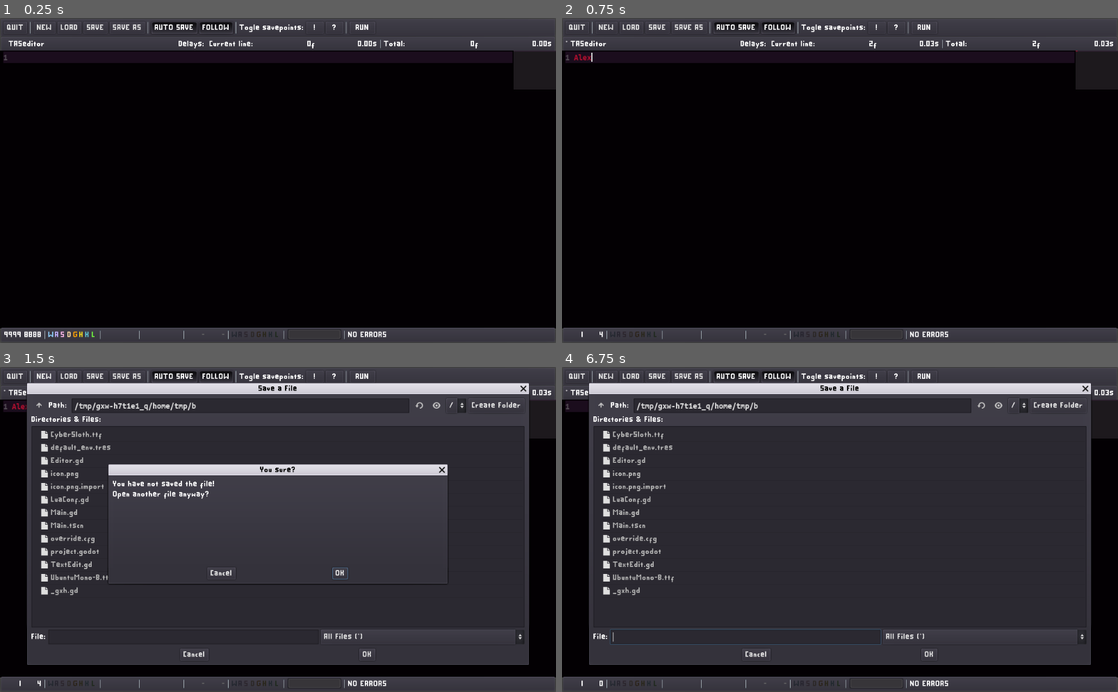
Above: before the commit, frames 1-4 (two rows, left to right).
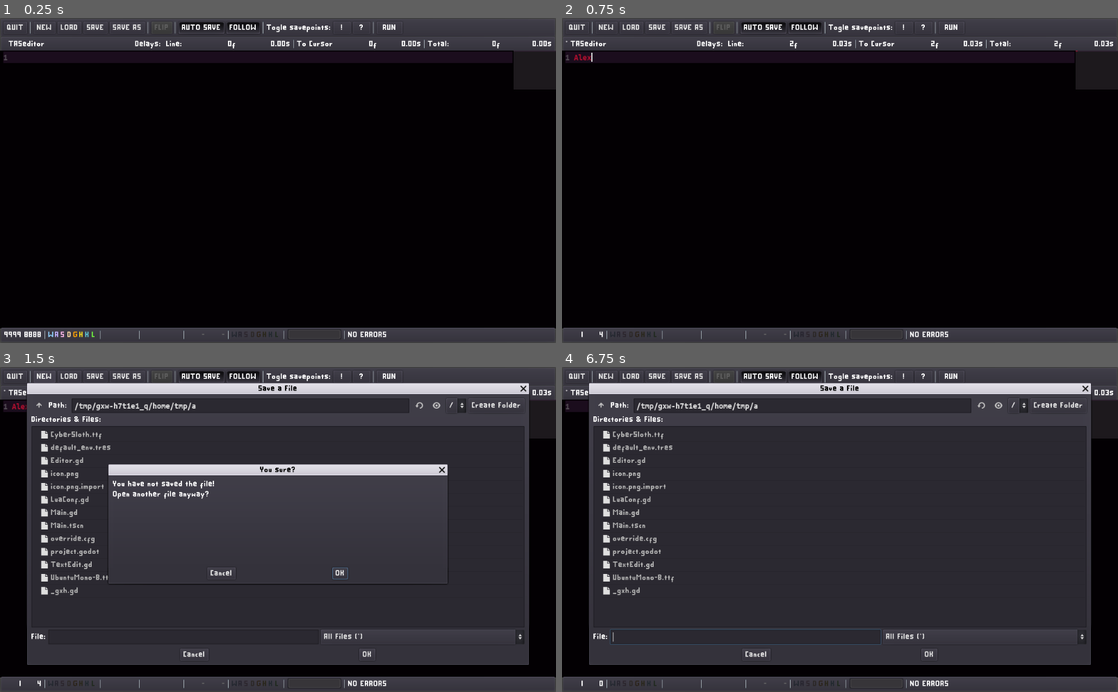
Above: after the commit, the same moments.

Repository: jiisloth/ToolAssistedSloth
Game: Godot game, scene res://Main.tscn
Two runs of this game, one before a commit and one after it. Both use one fixed random seed, a clock stepped at 60 frames per second and the inputs below.
Inputs (mouse positions are in pixels of both pictures, inside the frame that each line leads up to):
- Up to frame 1 (0.25 s): no input
- Up to frame 2 (0.75 s): click (840, 190) at 0.52 s; type "Alex" at 0.6 s
- Up to frame 3 (1.5 s): click "NEW" at 1.25 s
- Up to frame 4 (6.75 s): click (745, 636) at 2.02 s; type "12" at 2.1 s; click "NEW" at 2.75 s; click "OK" at 3.5 s; click "OK" at 4.25 s; click (600, 406) at 5 s; click (600, 406) at 5.75 s; click "OK" at 6.5 s

The runs differ from the first frame. In frame 1, 1.1% of the frame differs, in the area x 24-90%, y 1-10%; in frame 2, 1.1%; in frame 3, 0.6%; in frame 4, 0.6%.

Commit message:
Optimized delay count and added flip option

Diff:
--- a/TASeditor/project/Main.tscn
+++ b/TASeditor/project/Main.tscn
@@ -81,35 +81,48 @@
 margin_bottom = 22.0
 text = "SAVE AS"
 
-[node name="VSeparator2" type="VSeparator" parent="Menu/HBoxContainer"]
+[node name="VSeparator5" type="VSeparator" parent="Menu/HBoxContainer"]
 margin_left = 264.0
 margin_right = 268.0
 margin_bottom = 22.0
 
+[node name="Flip" type="Button" parent="Menu/HBoxContainer"]
+margin_left = 272.0
+margin_right = 310.0
+margin_bottom = 22.0
+focus_mode = 0
+enabled_focus_mode = 0
+text = "FLIP"
+
+[node name="VSeparator2" type="VSeparator" parent="Menu/HBoxContainer"]
+margin_left = 314.0
+margin_right = 318.0
+margin_bottom = 22.0
+
 [node name="AutoSave" type="Button" parent="Menu/HBoxContainer"]
-margin_left = 272.0
-margin_right = 356.0
+margin_left = 322.0
+margin_right = 406.0
 margin_bottom = 22.0
 toggle_mode = true
 pressed = true
 text = "AUTO SAVE"
 
 [node name="Follow" type="Button" parent="Menu/HBoxContainer"]
-margin_left = 360.0
-margin_right = 422.0
+margin_left = 410.0
+margin_right = 472.0
 margin_bottom = 22.0
 toggle_mode = true
 pressed = true
 text = "FOLLOW"
 
 [node name="VSeparator" type="VSeparator" parent="Menu/HBoxContainer"]
-margin_left = 426.0
-margin_right = 430.0
+margin_left = 476.0
+margin_right = 480.0
 margin_bottom = 22.0
 
 [node name="HBoxContainer" type="HBoxContainer" parent="Menu/HBoxContainer"]
-margin_left = 434.0
-margin_right = 625.0
+margin_left = 484.0
+margin_right = 675.0
 margin_bottom = 22.0
 
 [node name="Label" type="Label" parent="Menu/HBoxContainer/HBoxContainer"]
@@ -148,13 +161,13 @@
 valign = 1
 
 [node name="VSeparator4" type="VSeparator" parent="Menu/HBoxContainer"]
-margin_left = 629.0
-margin_right = 633.0
+margin_left = 679.0
+margin_right = 683.0
 margin_bottom = 22.0
 
 [node name="Run" type="Button" parent="Menu/HBoxContainer"]
-margin_left = 637.0
-margin_right = 684.0
+margin_left = 687.0
+margin_right = 734.0
 margin_bottom = 22.0
 toggle_mode = true
 text = "       "
@@ -206,21 +219,21 @@
 
 [node name="File" type="Label" parent="Top/HBoxContainer"]
 margin_left = 9.0
-margin_right = 240.0
+margin_right = 191.0
 margin_bottom = 16.0
 size_flags_horizontal = 3
 text = "TASeditor"
 
 [node name="Label" type="Label" parent="Top/HBoxContainer"]
-margin_left = 244.0
-margin_right = 297.0
+margin_left = 195.0
+margin_right = 248.0
 margin_bottom = 16.0
 text = "Delays: "
 align = 2
 
 [node name="Selected" type="HBoxContainer" parent="Top/HBoxContainer"]
-margin_left = 301.0
-margin_right = 532.0
+margin_left = 252.0
+margin_right = 434.0
 margin_bottom = 16.0
 size_flags_horizontal = 3
 
@@ -231,54 +244,86 @@
 
 [node name="Frames" type="Label" parent="Top/HBoxContainer/Selected"]
 margin_left = 64.0
-margin_right = 145.0
+margin_right = 121.0
 margin_bottom = 16.0
 size_flags_horizontal = 3
 text = "0f"
 align = 2
 
 [node name="Seconds" type="Label" parent="Top/HBoxContainer/Selected"]
-margin_left = 149.0
-margin_right = 231.0
+margin_left = 125.0
+margin_right = 182.0
 margin_bottom = 16.0
 size_flags_horizontal = 3
 text = "0.00s"
 align = 2
 
 [node name="Line" type="HBoxContainer" parent="Top/HBoxContainer"]
-margin_left = 536.0
-margin_right = 767.0
+margin_left = 438.0
+margin_right = 621.0
 margin_bottom = 16.0
 size_flags_horizontal = 3
 
 [node name="LineL" type="Label" parent="Top/HBoxContainer/Line"]
-margin_right = 81.0
-margin_bottom = 16.0
-text = "Current line:"
+margin_right = 30.0
+margin_bottom = 16.0
+text = "Line:"
 
 [node name="Frames" type="Label" parent="Top/HBoxContainer/Line"]
-margin_left = 85.0
-margin_right = 156.0
+margin_left = 34.0
+margin_right = 106.0
 margin_bottom = 16.0
 size_flags_horizontal = 3
 text = "0f"
 align = 2
 
 [node name="Seconds" type="Label" parent="Top/HBoxContainer/Line"]
-margin_left = 160.0
-margin_right = 231.0
+margin_left = 110.0
+margin_right = 183.0
 margin_bottom = 16.0
 size_flags_horizontal = 3
 text = "0.00s"
 align = 2
 
 [node name="VSeparator" type="VSeparator" parent="Top/HBoxContainer"]
-margin_left = 771.0
-margin_right = 775.0
+margin_left = 625.0
+margin_right = 629.0
+margin_bottom = 16.0
+
+[node name="ToCursor" type="HBoxContainer" parent="Top/HBoxContainer"]
+margin_left = 633.0
+margin_right = 815.0
+margin_bottom = 16.0
+size_flags_horizontal = 3
+
+[node name="ToCursor" type="Label" parent="Top/HBoxContainer/ToCursor"]
+margin_right = 67.0
+margin_bottom = 16.0
+text = "To Cursor"
+
+[node name="Frames" type="Label" parent="Top/HBoxContainer/ToCursor"]
+margin_left = 71.0
+margin_right = 124.0
+margin_bottom = 16.0
+size_flags_horizontal = 3
+text = "0f"
+align = 2
+
+[node name="Seconds" type="Label" parent="Top/HBoxContainer/ToCursor"]
+margin_left = 128.0
+margin_right = 182.0
+margin_bottom = 16.0
+size_flags_horizontal = 3
+text = "0.00s"
+align = 2
+
+[node name="VSeparator2" type="VSeparator" parent="Top/HBoxContainer"]
+margin_left = 819.0
+margin_right = 823.0
 margin_bottom = 16.0
 
 [node name="Total" type="HBoxContainer" parent="Top/HBoxContainer"]
-margin_left = 779.0
+margin_left = 827.0
 margin_right = 1010.0
 margin_bottom = 16.0
 size_flags_horizontal = 3
@@ -290,15 +335,15 @@
 
 [node name="Frames" type="Label" parent="Top/HBoxContainer/Total"]
 margin_left = 44.0
-margin_right = 135.0
+margin_right = 111.0
 margin_bottom = 16.0
 size_flags_horizontal = 3
 text = "0f"
 align = 2
 
 [node name="Seconds" type="Label" parent="Top/HBoxContainer/Total"]
-margin_left = 139.0
-margin_right = 231.0
+margin_left = 115.0
+margin_right = 183.0
 margin_bottom = 16.0
 size_flags_horizontal = 3
 text = "0.00s"
@@ -1037,6 +1082,7 @@
 [connection signal="pressed" from="Menu/HBoxContainer/Load" to="." method="_on_Load_pressed"]
 [connection signal="pressed" from="Menu/HBoxContainer/Save" to="." method="_on_Save_pressed"]
 [connection signal="pressed" from="Menu/HBoxContainer/SaveAs" to="." method="_on_SaveAs_pressed"]
+[connection signal="pressed" from="Menu/HBoxContainer/Flip" to="Editor/TextEdit" method="_on_Flip_pressed"]
 [connection signal="toggled" from="Menu/HBoxContainer/AutoSave" to="." method="_on_AutoSave_toggled"]
 [connection signal="toggled" from="Menu/HBoxContainer/Follow" to="." method="_on_Follow_toggled"]
 [connection signal="toggled" from="Menu/HBoxContainer/HBoxContainer/MajorSaveTogle" to="." method="_on_MajorSaveTogle_toggled"]
--- a/TASeditor/project/TextEdit.gd
+++ b/TASeditor/project/TextEdit.gd
@@ -29,6 +29,11 @@
 
 var line_height = 0
 var absolute_line_count = 0
+
+var line_delays = {}
+var sel_was = ""
+var cursor_was = ""
+
 
 var linestats = []
 const default_line = {
@@ -294,29 +299,71 @@
 
 func set_framecounts(total=false):
     var selected = get_selection_text()
-    var current_line = get_line(cursor_get_line())
+    var current_line_number = cursor_get_line()
+    var current_line = get_line(current_line_number)
     var l = Top.get_node("Line")
     var s = Top.get_node("Selected")
     var t = Top.get_node("Total")
+    var tc = Top.get_node("ToCursor")
     if len(selected) > 0:
-        set_delay(s, selected)
+        sel_was = selected
+        cursor_was = cursor_pos
+        get_node("../../Menu/HBoxContainer/Flip").disabled = false
+        set_delay(s, get_frames(selected))
         s.show()
         l.hide()
     else:
-        set_delay(l, current_line)
+        if has_focus():
+            sel_was = ""
+        get_node("../../Menu/HBoxContainer/Flip").disabled = true
+        var delay = -1
+        if line_delays.has(current_line_number):
+            if line_delays[current_line_number]["text"] == current_line:
+                delay = line_delays[current_line_number]["delay"]
+        if delay == -1:
+            delay = get_frames(current_line)
+            line_delays[current_line_number] = {"text": current_line, "delay": delay}
+        set_delay(l, delay)
         l.show()
         s.hide()
     if total:
-        set_delay(t, text, total)
-
-func set_delay(node, txt, full=false):
-    var frames = get_frames(txt, full)
+        var i = 0
+        var delay = 0
+        for line in text.split("\n"):
+            var found = false
+            if line_delays.has(i):
+                if line_delays[i]["text"] == line:
+                    delay += line_delays[i]["delay"]
+                    found = true
+            if not found:
+                var l_delay = get_frames(line)
+                line_delays[i] = {"text": line, "delay": l_delay}
+                delay += l_delay
+        set_delay(t, delay)
+        i += 1
+    var delay = 0
+    var i = 0
+    for line in text.split("\n"):
+        if i >= current_line_number:
+            delay += get_frames(line.left(cursor_get_column()))
+            break
+        var found = false
+        if line_delays.has(i):
+            if line_delays[i]["text"] == line:
+                delay += line_delays[i]["delay"]
+                found = true
+        if not found:
+            var l_delay = get_frames(line)
+            line_delays[i] = {"text": line, "delay": l_delay}
+            delay += l_delay
+        i += 1
+    set_delay(tc, delay)
+
+func set_delay(node, frames, full=false):
     node.get_child(1).text = "%df" % frames
     node.get_child(2).text = "%.2fs" % (frames/60.098814)
 
 func get_frames(txt, full=false):
-    if full:
-        pass
     var lines = txt.split("\n")
     var frames = 0
     for line in lines:
@@ -809,7 +856,6 @@
 
 func set_cursor_info():
     cursor_pos = Vector2(cursor_get_column(), cursor_get_line())
-    print_line_data(cursor_pos.y)
     Bottom.get_node("Cursor/Line").text = str(cursor_pos.y+1)
     Bottom.get_node("Cursor/Char").text = str(cursor_pos.x)
     holds = get_holds(cursor_pos)
@@ -840,3 +886,34 @@
 func _on_TextEdit_cursor_changed():
     set_framecounts()
     set_cursor_info()
+
+
+func _on_Flip_pressed():
+    var selected = get_selection_text()
+    if len(selected) > 0:
+        var sel_start = Vector2(get_selection_from_column(), get_selection_from_line())
+        var sel_end = Vector2(get_selection_to_column(), get_selection_to_line())
+        var edit = true
+        var repl = ""
+        for c in selected:
+            if c == "\n":
+                edit = true
+            if c == "#":
+                edit = false
+
+            if edit == false:
+                repl += c
+            elif c == "A":
+                repl += "D"
+            elif c == "a":
+                repl += "d"
+            elif c == "D":
+                repl += "A"
+            elif c == "d":
+                repl += "a"
+            else:
+                repl += c
+        var lines = selected.split("\n")
+
+        insert_text_at_cursor(repl)
+        select(sel_start.y, sel_start.x, sel_end.y, sel_end.x)
Not shown, changed: TASeditor/project/Taseditor.exe
